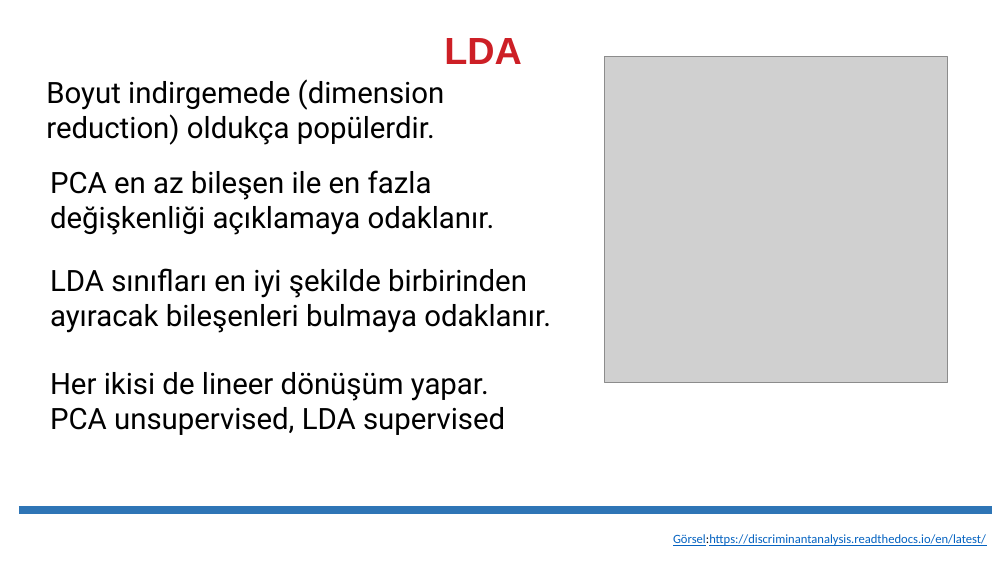
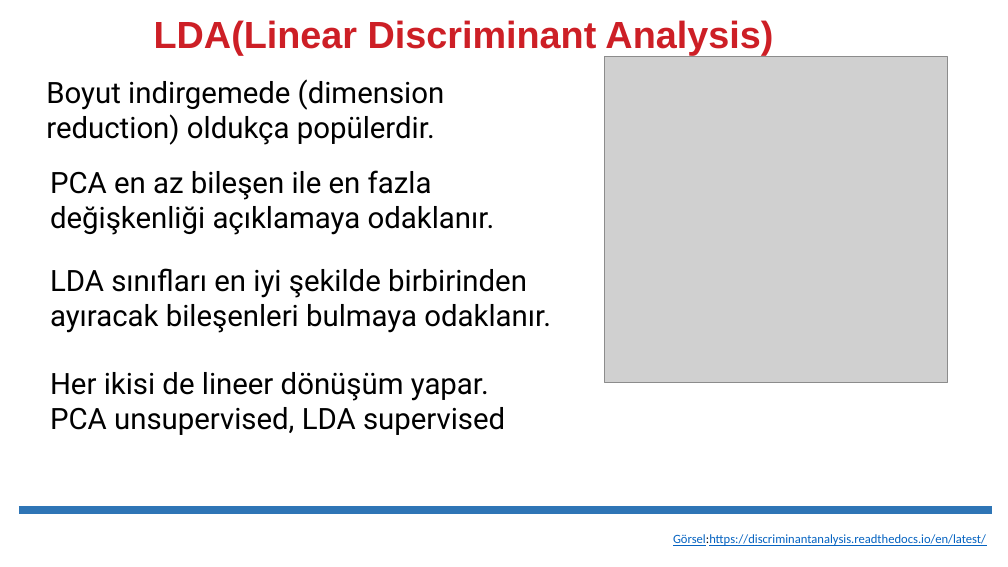
Before and after one commit to erkansirin78/machine-learning-with-python, a slide deck: slide 5 of presentations/10_Principal_Componenet_Analysis(PCA).pptx. Drawn at 1008x567 pixels with LibreOffice and Linux fonts; fonts in the diff are those of the drawing; grey boxes stand for pictures. Boxes give left, top, right and bottom in pixels: in the first picture for what was removed or moved away, otherwise in the second. Text is boxed around its words. In the diff, an @@ line names an element or a change of style, - is before the commit and + after.

```diff
--- a/presentations/10_Principal_Componenet_Analysis(PCA).pptx
+++ b/presentations/10_Principal_Componenet_Analysis(PCA).pptx
@@ text at box(154, 20, 773, 55): text changed @@
-  LDA
+  LDA(Linear Discriminant Analysis)
```
Also in this commit, not shown: 14 other files.
